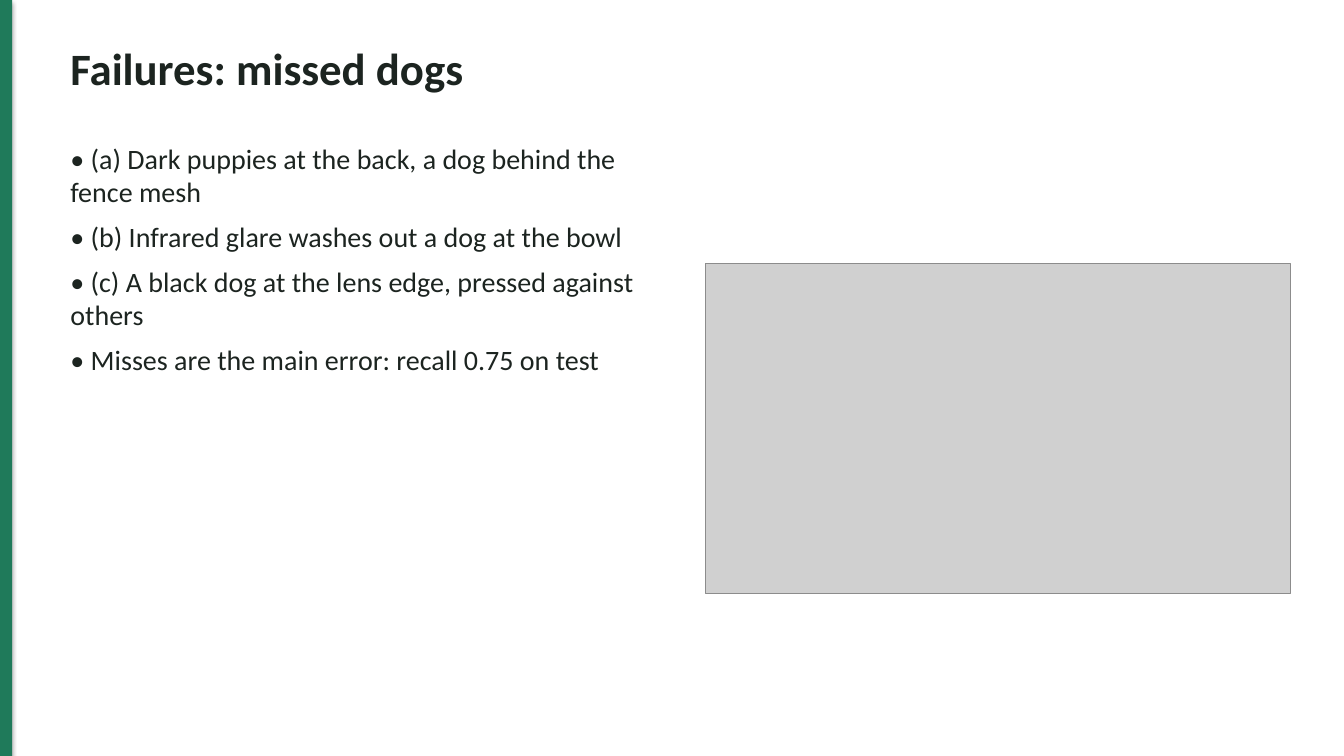
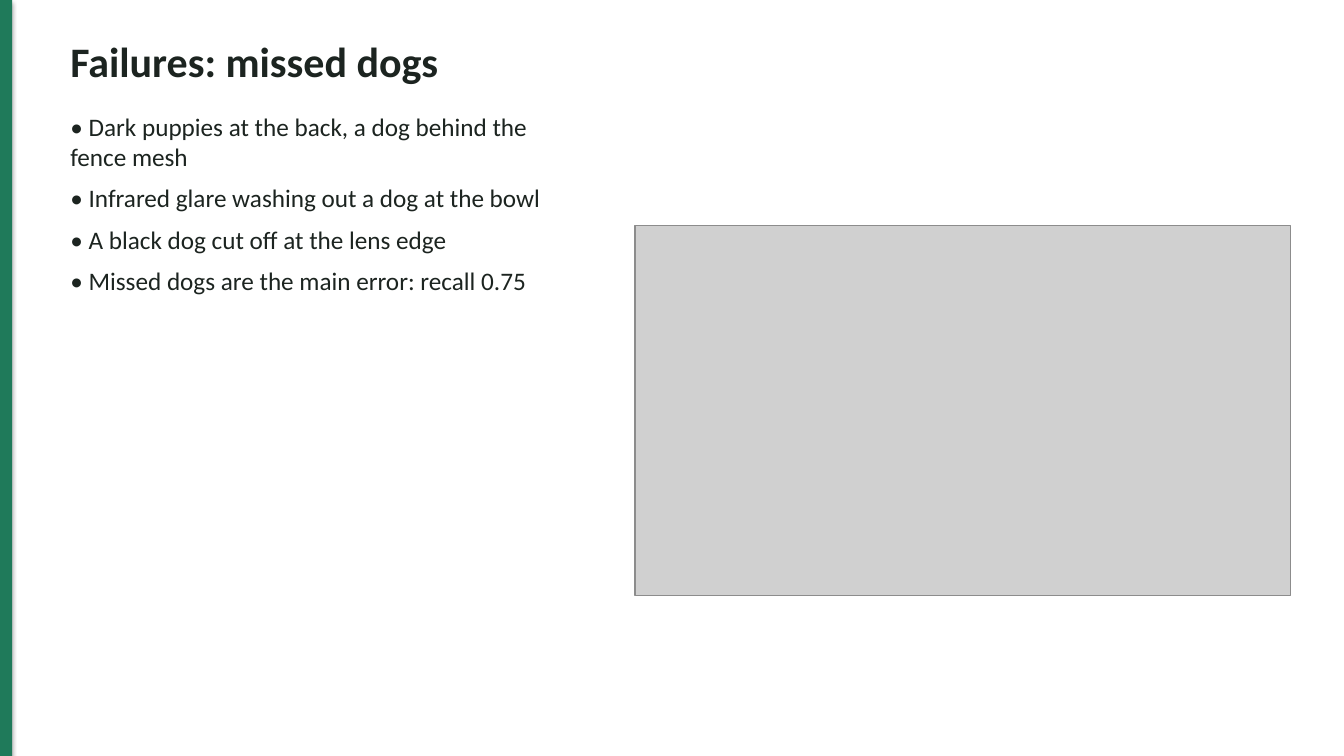
Before and after one commit to Epp-ppE/stray-dog-detection, a slide deck: slide 12 of slides/slides.pptx. Drawn at 1344x756 pixels with LibreOffice and Linux fonts; fonts in the diff are those of the drawing; grey boxes stand for pictures. Boxes give left, top, right and bottom in pixels: in the first picture for what was removed or moved away, otherwise in the second. Text is boxed around its words. In the diff, an @@ line names an element or a change of style, - is before the commit and + after.

Commit message:
Rebuild presentation from the slide summary: one message per slide, headline numbers, recognition split into design and demo, backup slides

```diff
--- a/slides/slides.pptx
+++ b/slides/slides.pptx
@@ text "Failures: missed dogs" at box(70, 47, 439, 84): size 32 to 30 pt @@
@@ text at box(70, 118, 540, 295): text changed; size 20 to 18 pt @@
-• (a) Dark puppies at the back, a dog behind the fence mesh
-• (b) Infrared glare washes out a dog at the bowl
-• (c) A black dog at the lens edge, pressed against others
-• Misses are the main error: recall 0.75 on test
+• Dark puppies at the back, a dog behind the fence mesh
+• Infrared glare washing out a dog at the bowl
+• A black dog cut off at the lens edge
+• Missed dogs are the main error: recall 0.75
@@ picture: place and size @@
-picture at box(706, 263, 1291, 594)
+picture at box(635, 226, 1291, 596)
```
Also in this commit, not shown: 12 other slides changed, 8 slides added, 3 slides removed, 4 other files.
